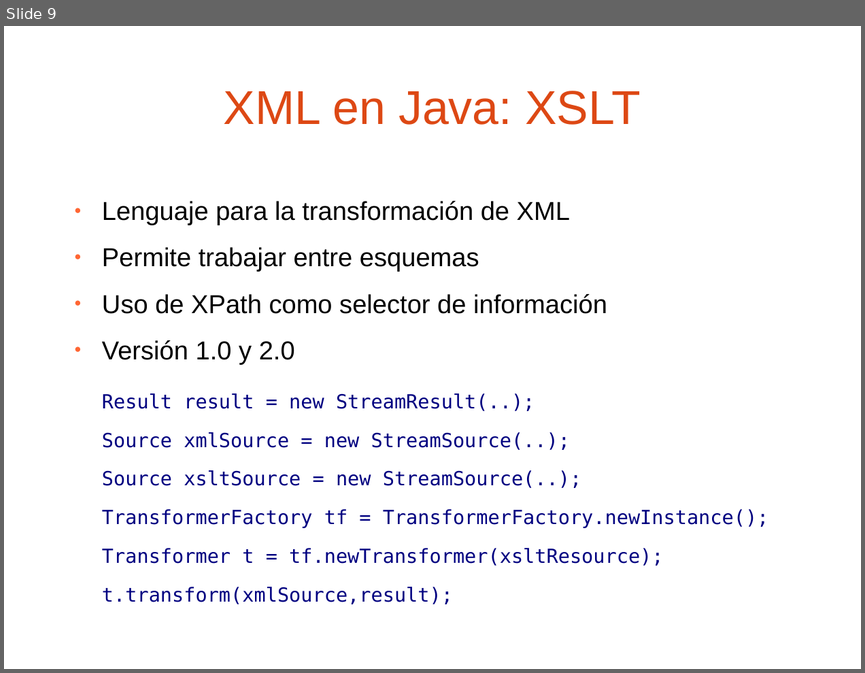
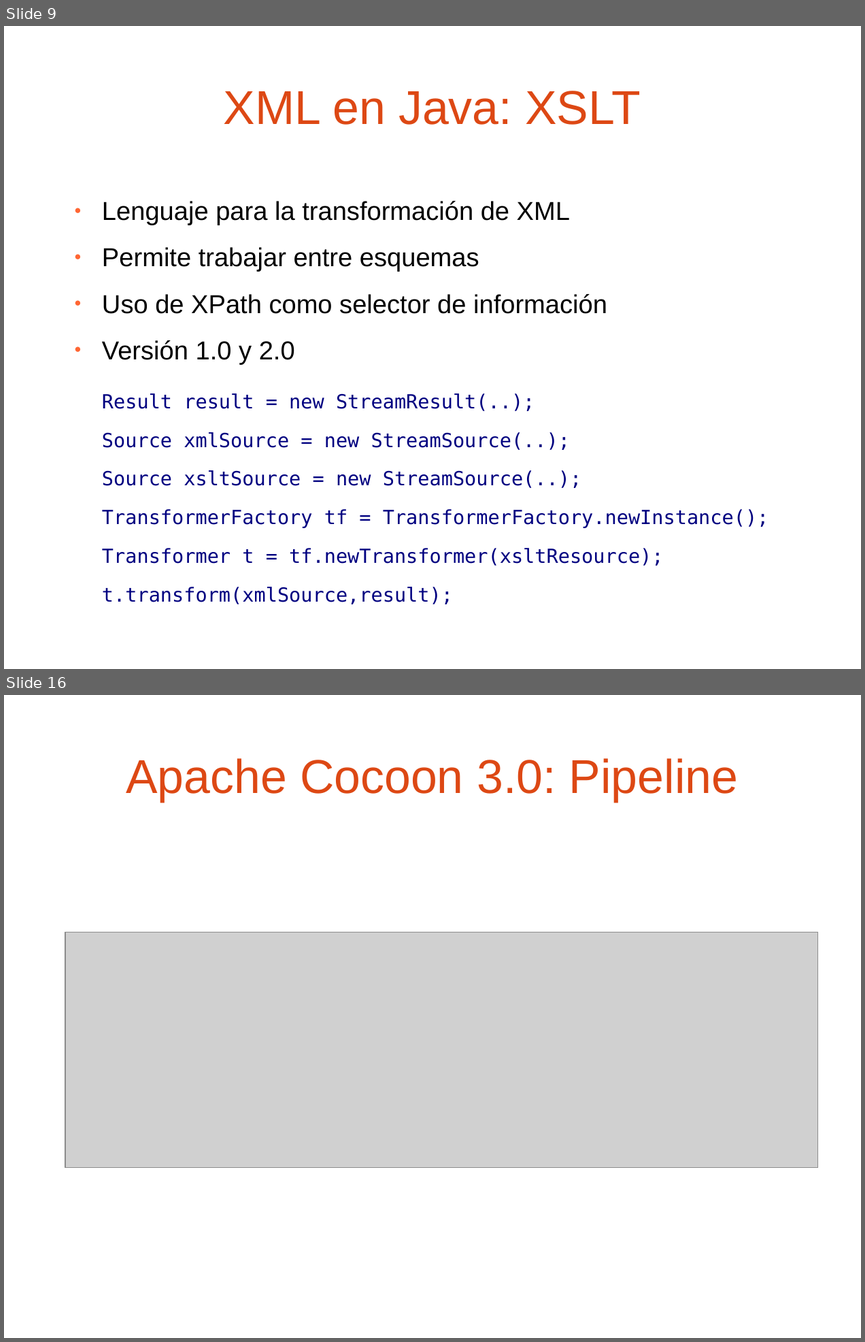
Before and after one commit to jpuerto/barcampes2012-cocoon, a slide deck: presentacion/Procesamiento de XML con Apache Cocoon 3.0.odp. Shown one above the other, each under a label of ours: slide 9 before the commit, slides 9 and 16 after it; the slides between them are not shown. The pictures are 865x673 and 865x1342 pixels, drawn with LibreOffice and Linux fonts; fonts in the diff are those of the drawing; grey boxes stand for pictures; background and template pictures are left out. Boxes give left, top, right and bottom in pixels: in the first picture for what was removed or moved away, otherwise in the second. Text is boxed around its words. In the diff, an @@ line names an element or a change of style, - is before the commit and + after.

```diff
--- a/presentacion/Procesamiento de XML con Apache Cocoon 3.0.odp
+++ b/presentacion/Procesamiento de XML con Apache Cocoon 3.0.odp
@@ slide 16 added at (4,695,861,1338), background picture (left out) @@
@@ title added at (126,758,738,802), 44 pt, text #DD4814 @@
+Apache Cocoon 3.0: Pipeline
@@ picture added at (65,932,818,1168) @@
```
Also in this commit, not shown: 5 slides changed, 12 other slides added.
